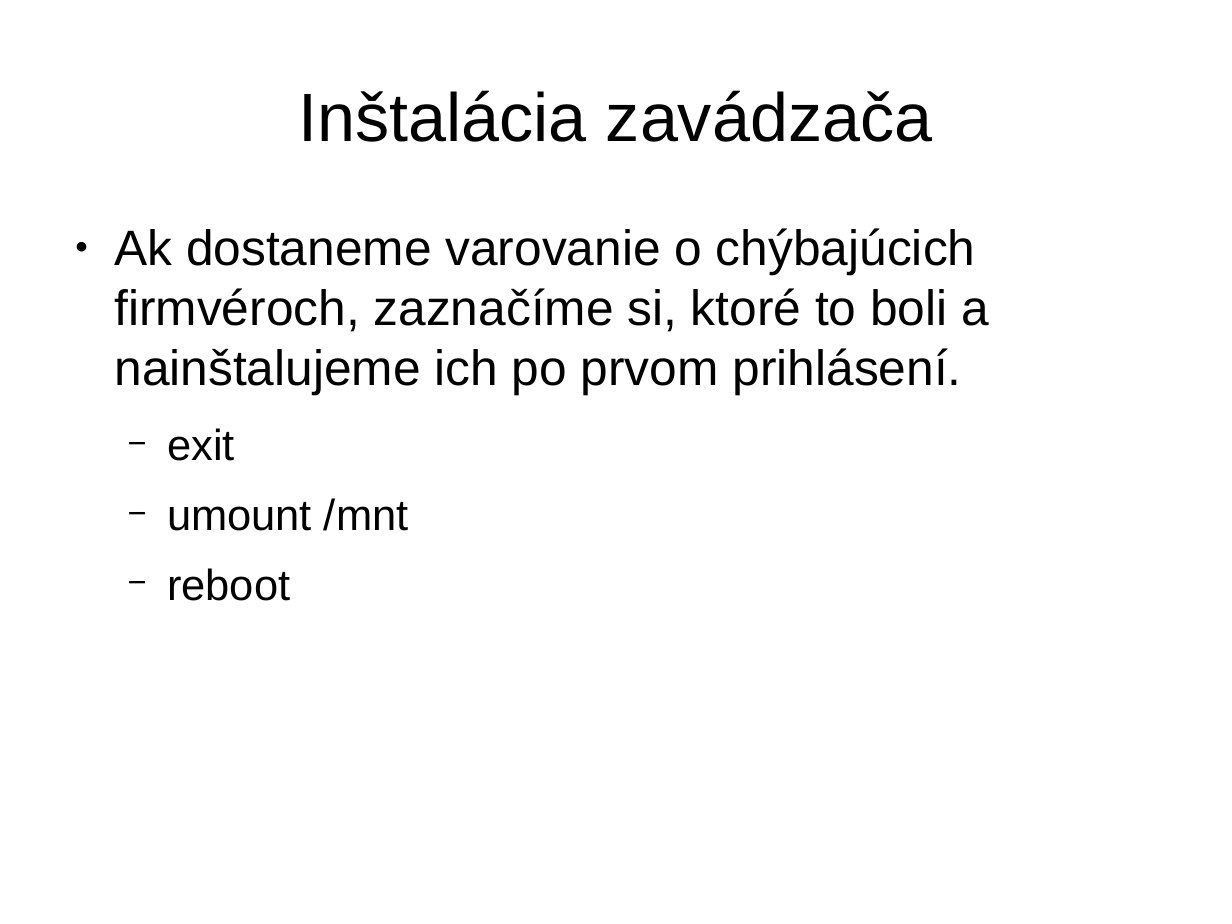
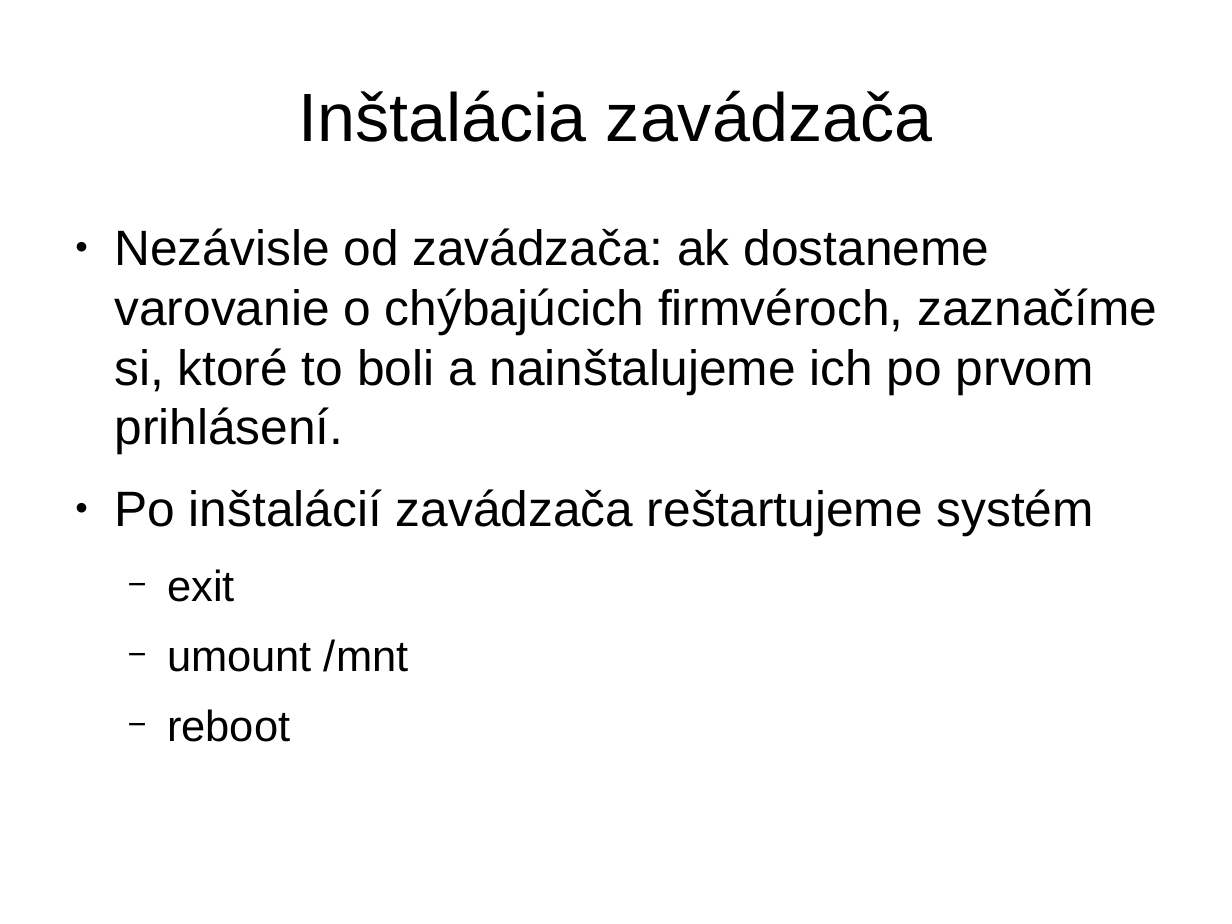
Before and after one commit to radi42/FRI, a slide deck: slide 50 of Ing/2.semester/UNIX/Sisila_Andrej_Instalacia_Arch_Linux.odp (slide 29 before the commit). Drawn at 1232x924 pixels with LibreOffice and Linux fonts; fonts in the diff are those of the drawing. Boxes give left, top, right and bottom in pixels: in the first picture for what was removed or moved away, otherwise in the second. Text is boxed around its words. In the diff, an @@ line names an element or a change of style, - is before the commit and + after.

```diff
--- a/Ing/2.semester/UNIX/Sisila_Andrej_Instalacia_Arch_Linux.odp
+++ b/Ing/2.semester/UNIX/Sisila_Andrej_Instalacia_Arch_Linux.odp
@@ text at <box>114,228,1157,535</box>: text changed @@
-● Ak dostaneme varovanie o chýbajúcich firmvéroch, zaznačíme si, ktoré to boli a nainštalujeme ich po prvom prihlásení.
+● Nezávisle od zavádzača: ak dostaneme varovanie o chýbajúcich firmvéroch, zaznačíme si, ktoré to boli a nainštalujeme ich po prvom prihlásení.
+● Po inštalácií zavádzača reštartujeme systém
```
Also in this commit, not shown: 17 other slides changed, 31 slides added, 1 slide removed.
